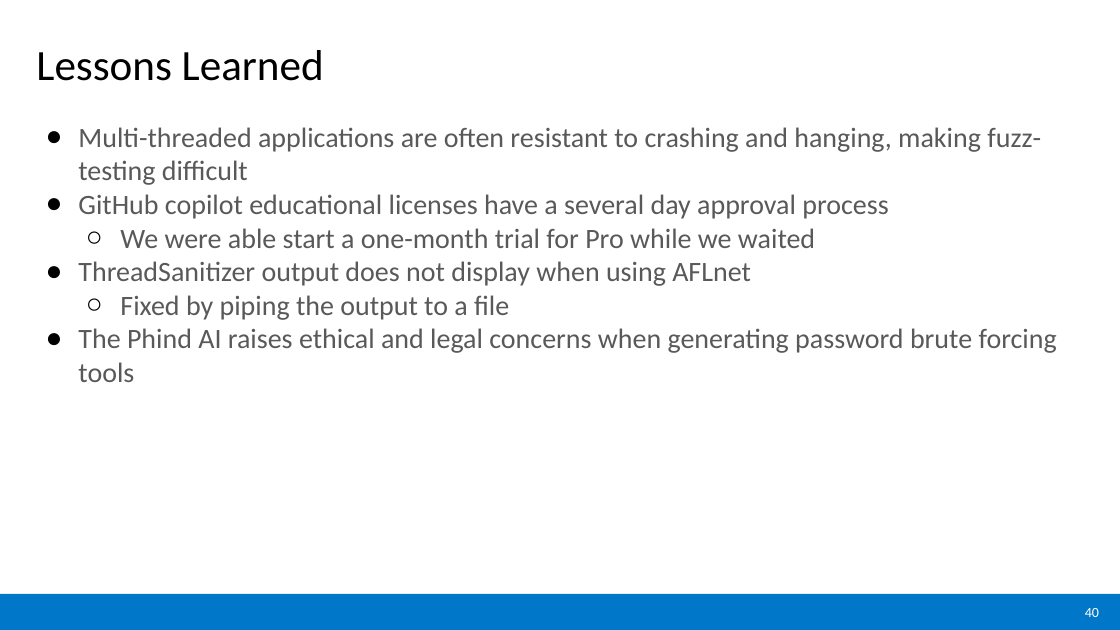
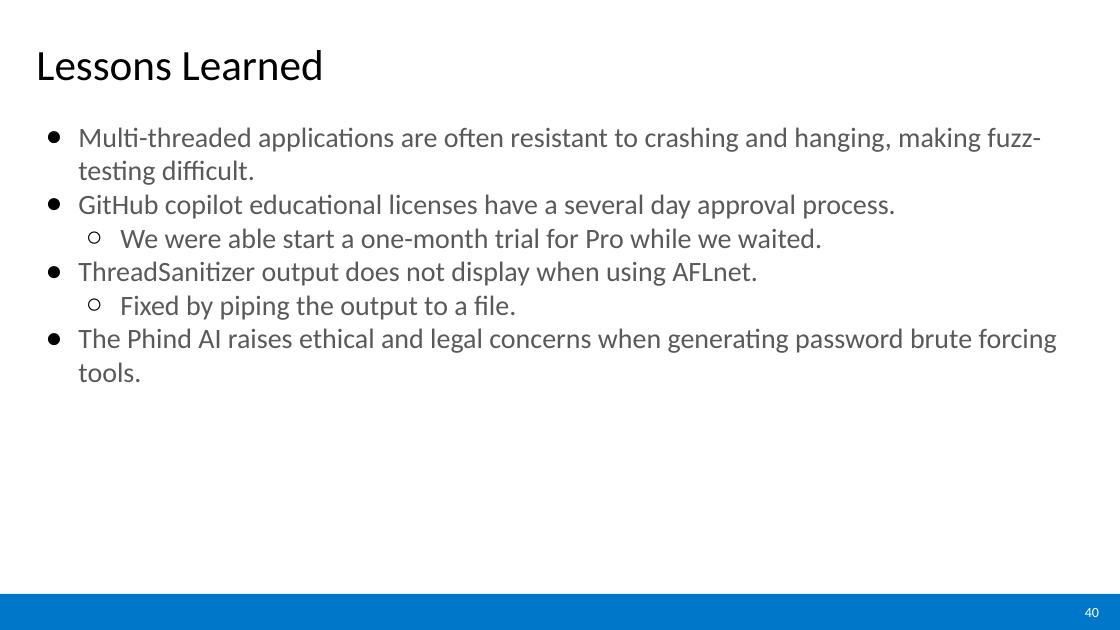
Before and after one commit to NCSickels/chadv1.0, a slide deck: slide 40 of deliverables/design_review/S25_Final_Design_Review/G12_Final_Design_Review_Presentation.pptx. Drawn at 1120x630 pixels with LibreOffice and Linux fonts; fonts in the diff are those of the drawing. Boxes give left, top, right and bottom in pixels: in the first picture for what was removed or moved away, otherwise in the second. Text is boxed around its words. In the diff, an @@ line names an element or a change of style, - is before the commit and + after.

Commit message:
chore: typos and formatting

```diff
--- a/deliverables/design_review/S25_Final_Design_Review/G12_Final_Design_Review_Presentation.pptx
+++ b/deliverables/design_review/S25_Final_Design_Review/G12_Final_Design_Review_Presentation.pptx
@@ text at bbox=[78, 127, 1057, 382]: text changed @@
-● Multi-threaded applications are often resistant to crashing and hanging, making fuzz-testing difficult
-● GitHub copilot educational licenses have a several day approval process
-  ○ We were able start a one-month trial for Pro while we waited
-● ThreadSanitizer output does not display when using AFLnet
-  ○ Fixed by piping the output to a file
-● The Phind AI raises ethical and legal concerns when generating password brute forcing tools
+● Multi-threaded applications are often resistant to crashing and hanging, making fuzz-testing difficult.
+● GitHub copilot educational licenses have a several day approval process.
+  ○ We were able start a one-month trial for Pro while we waited.
+● ThreadSanitizer output does not display when using AFLnet.
+  ○ Fixed by piping the output to a file.
+● The Phind AI raises ethical and legal concerns when generating password brute forcing tools.
```
Also in this commit, not shown: 5 other slides changed.
